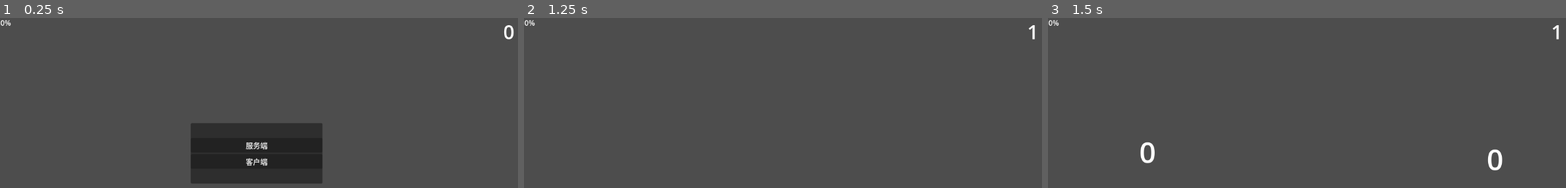
Above: before the commit, frames 1-3 (left to right).
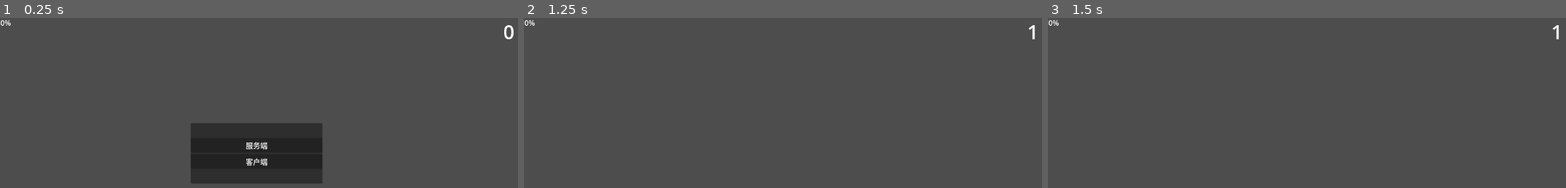
Above: after the commit, the same moments.

Repository: huqwkngr1/jdstb
Game: Godot game, scene res://data/1.tscn
Two runs of this game, one before a commit and one after it. Both use one fixed random seed, a clock stepped at 60 frames per second and the inputs below.
Inputs:
- Up to frame 1 (0.25 s): no input
- Up to frame 2 (1.25 s): click "服务端" at 0.5 s
- Up to frame 3 (1.5 s): tap Enter at 1.25 s; hold P from 1.28 s (still down)

Frames 1-2 are identical in both runs. In frame 3, 0.4% of the frame differs, in the area x 17-88%, y 72-90%.

Commit message:
修复了没有平手的问题

Diff:
--- a/data/network.gd
+++ b/data/network.gd
@@ -100,6 +100,16 @@
 				$"../sl".chang += 1
 				$"../sl".win += 1
 				$"../sl".save_file()
+			elif (dj() == 0):
+				js = true
+				$"../an/jg".text = "平手哦"
+				$"../an/jg".visible = true
+				await get_tree().create_timer(1).timeout
+				$"../an/jg".visible = false
+				$"../an/xd".visible = true
+				p1xz.rpc(0)
+				p2xz.rpc(0)
+				$"../sl".save_file()
 			else :
 				js = true
 				$"../an/jg".text = "你鼠了"
--- a/data/sl.gd
+++ b/data/sl.gd
@@ -22,12 +22,12 @@
 	_win.text = str(win)
 	_chang.text = str(chang)
 
-	if(Input.is_key_pressed(KEY_P)):
-		$"../1x".visible = true
-		$"../2x".visible = true
-	else :
-		$"../1x".visible = false
-		$"../2x".visible = false
+	#if(Input.is_key_pressed(KEY_P)):
+		#$"../1x".visible = true
+		#$"../2x".visible = true
+	#else :
+		#$"../1x".visible = false
+		#$"../2x".visible = false
 
 
 func load_file():
